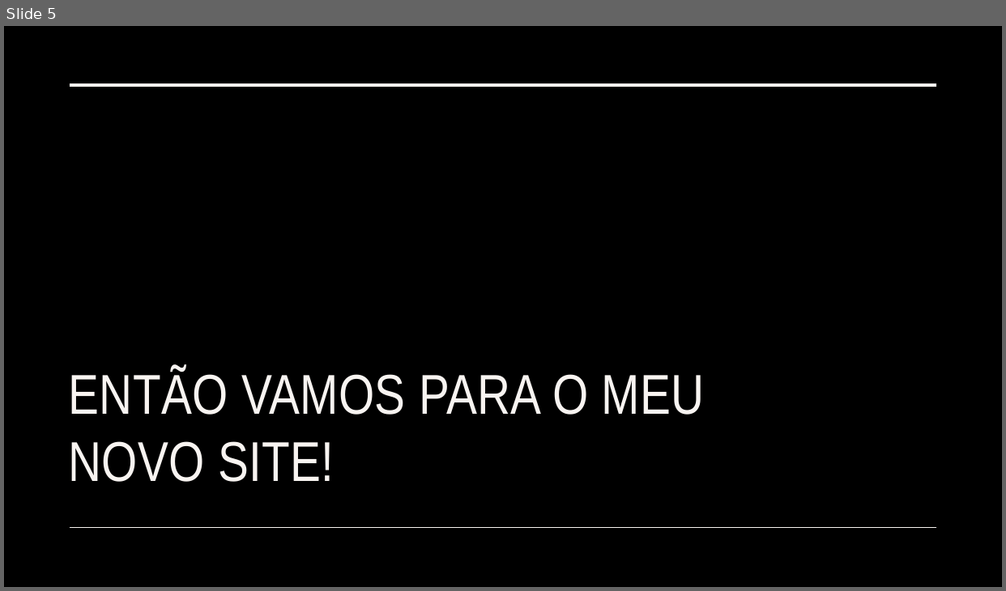
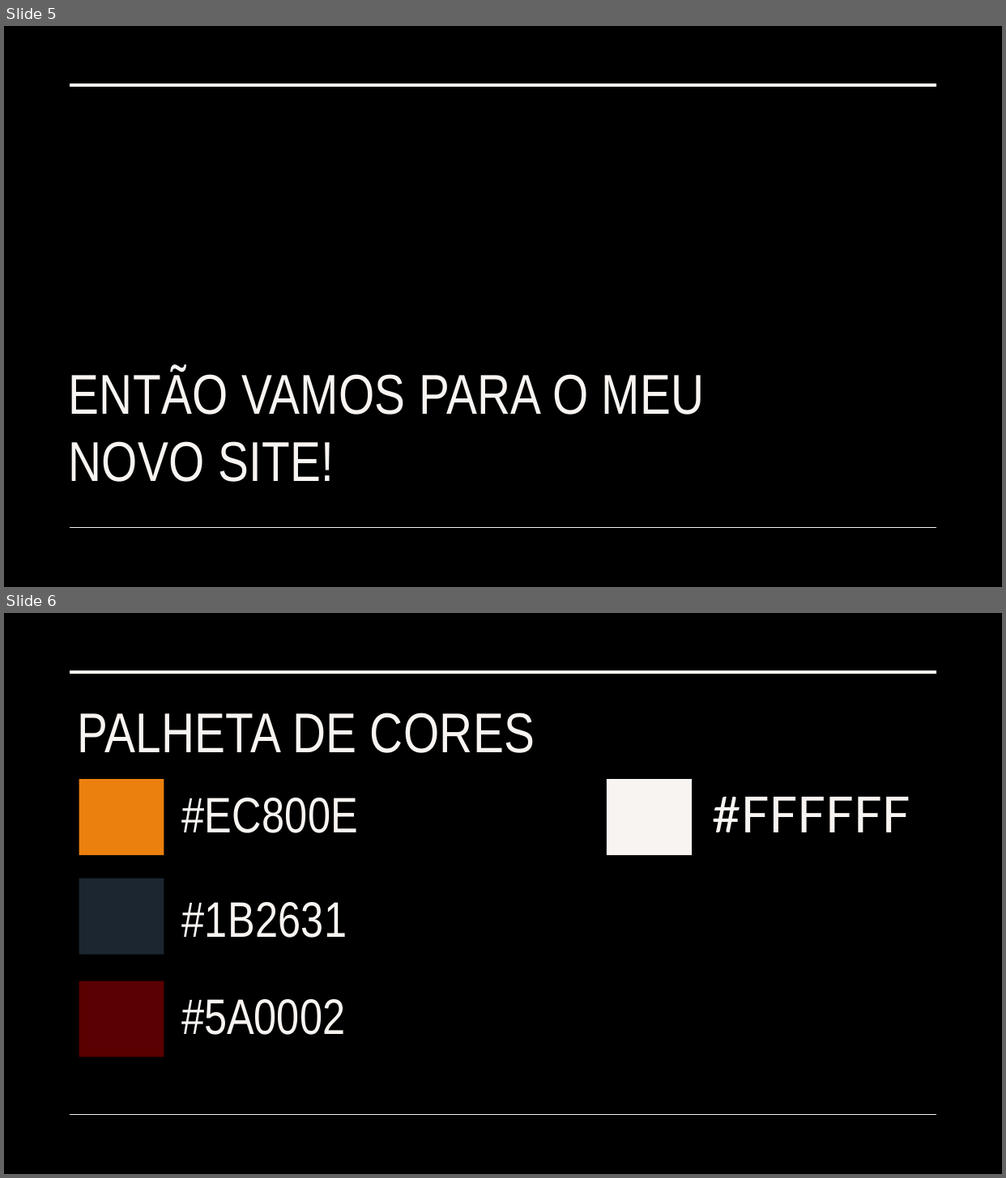
Before and after one commit to GuilhermeFGoncalves/Projeto-individual, a slide deck: T.I/Lost Music.pptx. Shown one above the other, each under a label of ours: slide 5 before the commit, slides 5 and 6 after it. The pictures are 1006x591 and 1006x1178 pixels, drawn with LibreOffice and Linux fonts; fonts in the diff are those of the drawing. Boxes give left, top, right and bottom in pixels: in the first picture for what was removed or moved away, otherwise in the second. Text is boxed around its words. In the diff, an @@ line names an element or a change of style, - is before the commit and + after.

```diff
--- a/T.I/Lost Music.pptx
+++ b/T.I/Lost Music.pptx
@@ slide 6 added at box(4, 613, 1002, 1174), background #FFFFFF @@
@@ rectangle added at box(4, 613, 1002, 1174), fill #000000 @@
@@ line added from (70, 672) to (937, 672), #F8F4F1 3.5 pt @@
@@ title added at box(77, 713, 535, 753), 54 pt, text #F8F4F1 @@
+PALHETA DE CORES
@@ rectangle added at box(79, 779, 164, 855), fill #EC800E @@
@@ rectangle added at box(607, 779, 692, 855), fill #F8F4F1 @@
@@ text added at box(181, 798, 358, 833), 48 pt, text #F8F4F1 @@
+#EC800E
@@ text added at box(712, 797, 910, 833), 48 pt, text #F8F4F1 @@
+#FFFFFF
@@ rectangle added at box(79, 879, 164, 955), fill #1B2631 @@
@@ text added at box(181, 902, 347, 938), 48 pt, text #F8F4F1 @@
+#1B2631
@@ rectangle added at box(79, 982, 164, 1058), fill #5A0002 @@
@@ text added at box(181, 999, 345, 1035), 48 pt, text #F8F4F1 @@
+#5A0002
@@ line added from (70, 1115) to (937, 1115), #F8F4F1 1 pt @@
```
Also in this commit, not shown: 1 other slide added, 2 other files.
